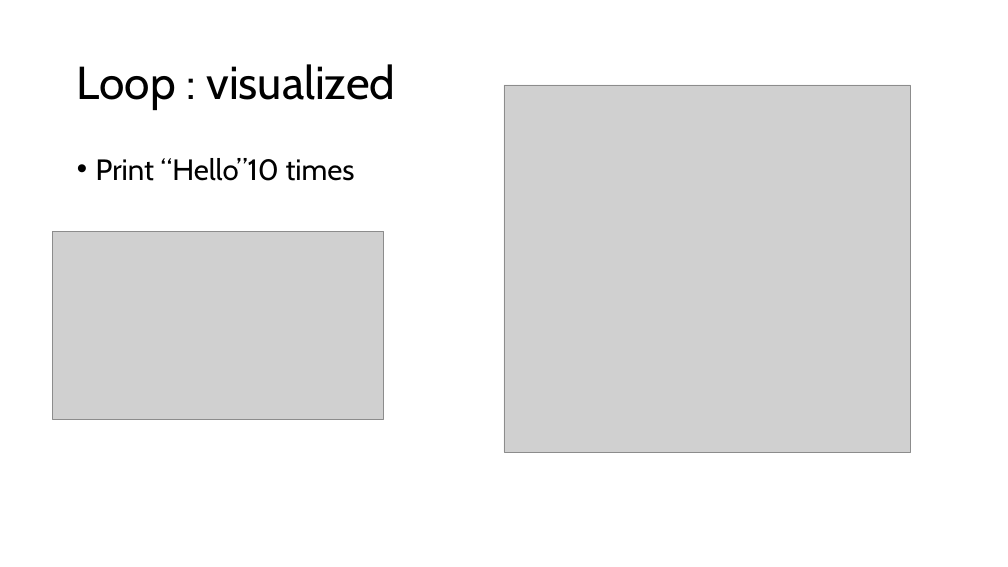
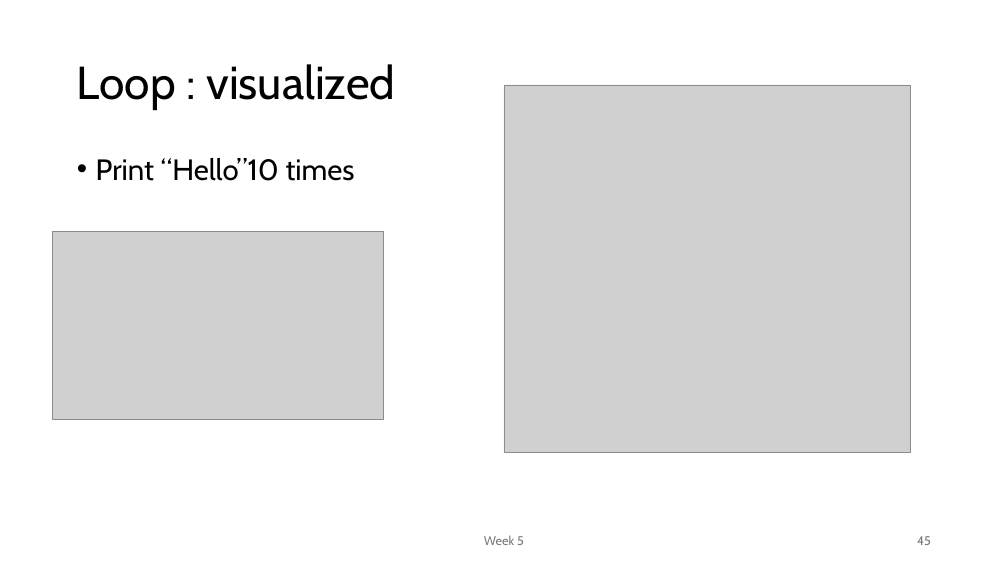
Before and after one commit to MoklaEducation/ems_fall_2025_cpp101, a slide deck: slide 45 of all/Intro to Programming_all.pptx. Drawn at 1008x567 pixels with LibreOffice and Linux fonts; fonts in the diff are those of the drawing; grey boxes stand for pictures. Boxes give left, top, right and bottom in pixels: in the first picture for what was removed or moved away, otherwise in the second. Text is boxed around its words. In the diff, an @@ line names an element or a change of style, - is before the commit and + after.

```diff
--- a/all/Intro to Programming_all.pptx
+++ b/all/Intro to Programming_all.pptx
@@ text added at [484, 535, 524, 545], 12 pt, text #797979 @@
+Week 5
@@ page number added at [917, 536, 931, 545], 12 pt, text #797979 @@
+45
```
Also in this commit, not shown: 8 other slides changed, 1 slide added, 1 other file.
